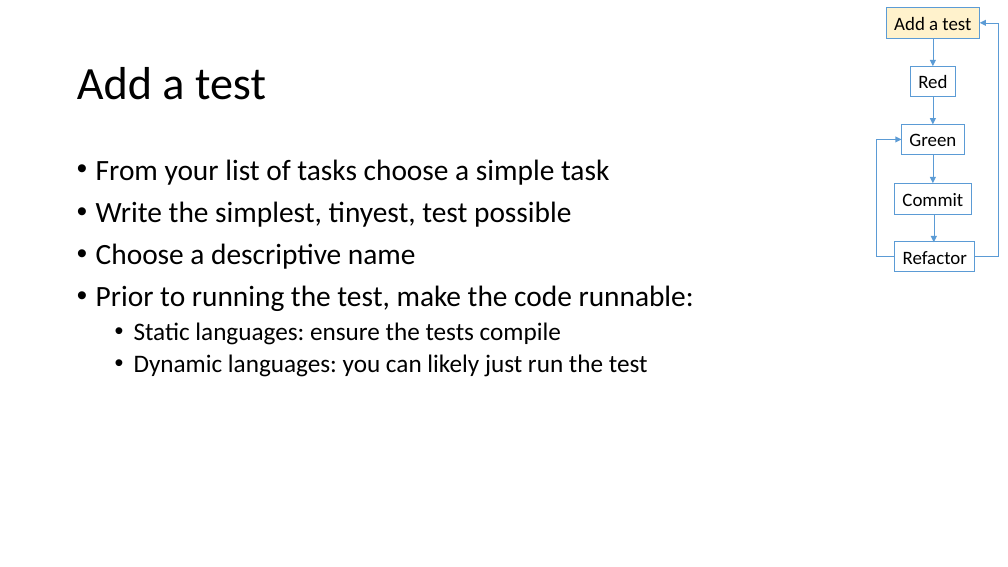
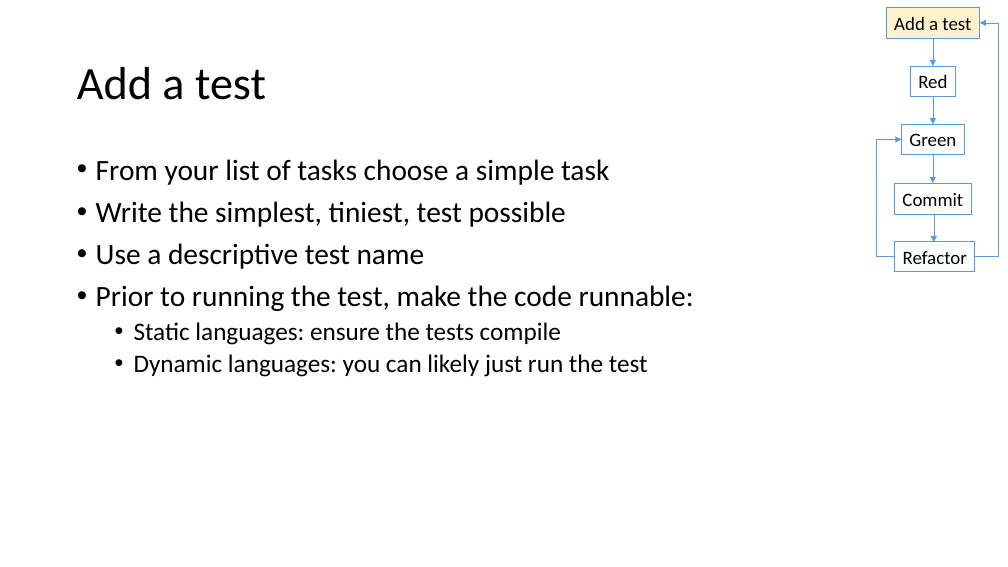
Before and after one commit to LlanddewiLovesYou/TDD_Darts, a slide deck: slide 10 of curriculum.pptx (slide 6 before the commit). Drawn at 1008x567 pixels with LibreOffice and Linux fonts; fonts in the diff are those of the drawing. Boxes give left, top, right and bottom in pixels: in the first picture for what was removed or moved away, otherwise in the second. Text is boxed around its words. In the diff, an @@ line names an element or a change of style, - is before the commit and + after.

```diff
--- a/curriculum.pptx
+++ b/curriculum.pptx
@@ text at [96, 201, 566, 269]: text changed @@
-• Write the simplest, tinyest, test possible
-• Choose a descriptive name
+• Write the simplest, tiniest, test possible
+• Use a descriptive test name
```
Also in this commit, not shown: 10 other slides changed, 12 slides added.
